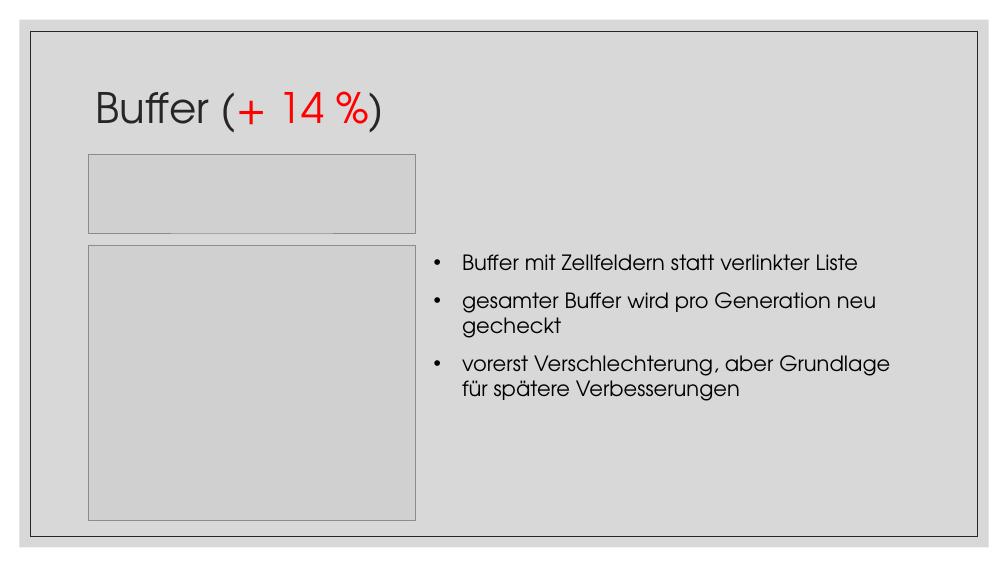
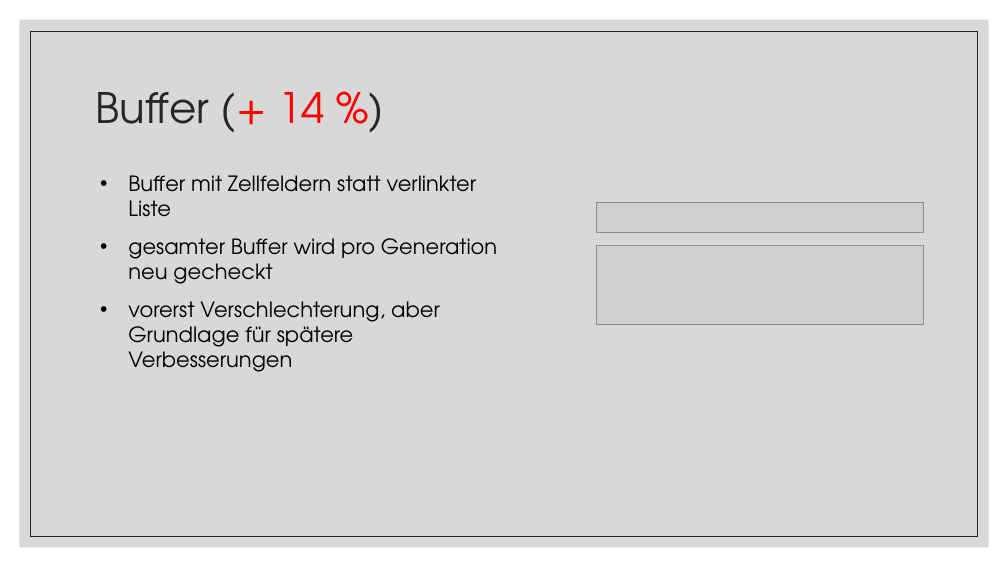
Before and after one commit to tobixdev/TUWien_WS20_EfficientPrograms, a slide deck: slide 4 of Conway’s Game of Life.pptx. Drawn at 1008x567 pixels with LibreOffice and Linux fonts; fonts in the diff are those of the drawing; grey boxes stand for pictures. Boxes give left, top, right and bottom in pixels: in the first picture for what was removed or moved away, otherwise in the second. Text is boxed around its words. In the diff, an @@ line names an element or a change of style, - is before the commit and + after.

```diff
--- a/Conway’s Game of Life.pptx
+++ b/Conway’s Game of Life.pptx
@@ text "Buffer mit Zellfeldern statt verlinkter ..." rewrapped from (462, 254, 890, 401) to (128, 175, 497, 372) @@
@@ picture: place and size @@
-picture at (88, 245, 416, 520)
+picture at (596, 203, 923, 232)
@@ picture: place and size @@
-picture at (88, 154, 416, 233)
+picture at (596, 246, 923, 324)
```
Also in this commit, not shown: 13 other slides changed.
